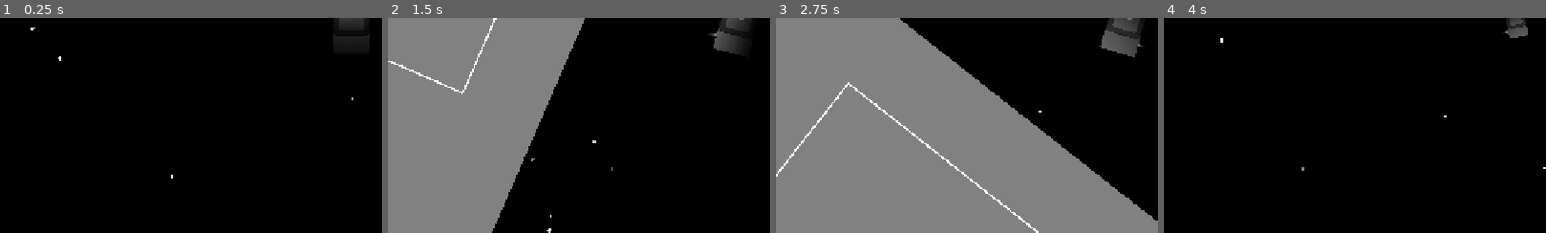
Above: before the commit, frames 1-4 (left to right).
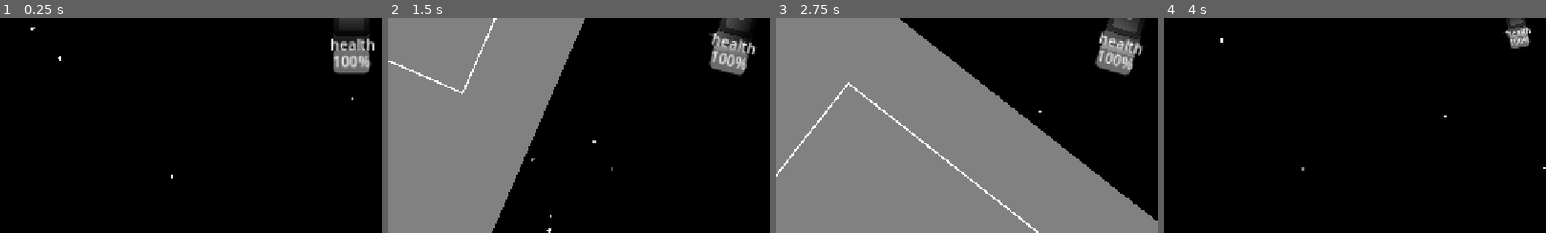
Above: after the commit, the same moments.

Repository: liamfmoran/1-bit-jam
Game: Godot game, scene res://scenes/main.tscn
Same seed, same stepped clock (60 frames per second), same inputs: the game is played once before the commit and once after it. The engine's default icon, where the game draws it, is replaced by a stand-in: a white triangle on a blue panel in a dark square.
Inputs:
- Up to frame 1 (0.25 s): no input
- Up to frame 2 (1.5 s): tap Enter at 0.5 s; hold D (turn_right) 0.53-1.28 s; hold E (brake) from 1.28 s (still down)
- Up to frame 3 (2.75 s): release E (brake) at 2.03 s; hold D (turn_right) from 2.03 s (still down)
- Up to frame 4 (4 s): release D (turn_right) at 2.78 s; hold W (thrust_forward) 2.78-3.53 s; hold A (turn_left) from 3.53 s (still down)
The pictures show only the part of the screen within x 4-54%, y 50-100%; the shares and areas given below are measured in that part.

The runs differ from the first frame. In frame 1, 1.5% of the frame differs, in the area x 86-98%, y 9-27%; in frame 2, 1.5%; in frame 3, 1.5%; in frame 4, 0.4%.

Commit message:
added ship health

Diff:
--- a/autoload/game_state.gd
+++ b/autoload/game_state.gd
@@ -6,8 +6,10 @@
 signal inventory_changed()
 signal docked()
 signal undocked()
+signal hp_changed()
 
 var money: int = 10000
+var hp: int = 100
 var active_jobs: Array[JobData] = []
 var inventory: Array[ItemData] = []
 
@@ -30,6 +32,9 @@
 func undock() -> void:
 	undocked.emit()
 
+func update_hp(val:int) -> void:
+	hp = clamp(hp + val,0,100)
+	hp_changed.emit()
 
 func buy_part(part: ItemData) -> void:
 	if money >= part.cost:
--- a/scenes/ship/ship.gd
+++ b/scenes/ship/ship.gd
@@ -54,6 +54,7 @@
 	$Hull.material = mat
 	$Logo.material = mat
 	_hull_mat = mat
+	%Health.value = GameState.hp
 	_setup_thruster_visuals()
 
 
--- a/scenes/ship/ship.tscn
+++ b/scenes/ship/ship.tscn
@@ -21,10 +21,10 @@
 offset_bottom = 40.0
 color = Color(0.5, 0.5, 0.5, 1)
 
-[node name="Logo" type="Sprite2D" parent="."]
+[node name="Logo" type="Sprite2D" parent="." unique_id=18224868]
+texture_filter = 1
+scale = Vector2(0.3125, 0.3125)
 texture = ExtResource("2_g4x8m")
-scale = Vector2(0.3125, 0.3125)
-texture_filter = 1
 
 [node name="Flames" type="Node2D" parent="." unique_id=5025990]
 
@@ -47,3 +47,21 @@
 [node name="FlameLAT_R" type="ColorRect" parent="Flames" unique_id=881506378]
 
 [node name="FlameLAT_L" type="ColorRect" parent="Flames" unique_id=1940546229]
+
+[node name="Label" type="Label" parent="." unique_id=149593546]
+offset_left = -24.0
+offset_top = 18.0
+offset_right = 26.0
+offset_bottom = 41.0
+text = "health"
+vertical_alignment = 1
+
+[node name="Health" type="ProgressBar" parent="." unique_id=1610620977]
+unique_name_in_owner = true
+offset_left = -20.0
+offset_top = 35.0
+offset_right = 20.0
+offset_bottom = 62.0
+step = 1.0
+value = 50.0
+fill_mode = 2
Not shown: 1 places in scenes/ship/ship.tscn that only renumber resources
